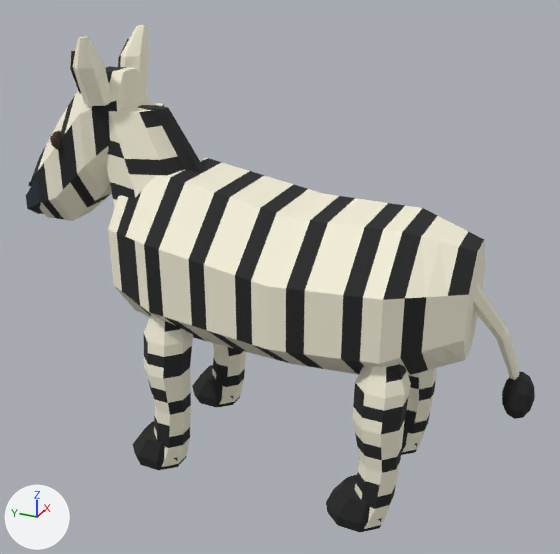
The glTF model public/models/safari/Zebra.gltf, before and after one commit.
The view is the same before and after, from a 50 mm lens placed at (-8.85, -3.92, 7.41), pointed at (0.04, 0.08, 2.97). Every picture has the same lights, and +X, +Y and +Z are marked at lower left. The first picture is the older version. Vertices at exactly the same position are counted once.

The older version as bpy lines, for what is in view:
```python
me_zebraskin = bpy.data.meshes.new('ZebraSkin')
me_zebraskin.from_pydata(...)  # 1725 vertices, 3430 faces; spans x -1.28..1.28, y -3.43..4.05, z 0.11..6.11
me_zebraskin.materials.append(mat_safarivertexcolors)
ob_animalskin = bpy.data.objects.new('AnimalSkin', me_zebraskin)
ob_animalskin.location = (0.0, 0.0, 0.0)
```
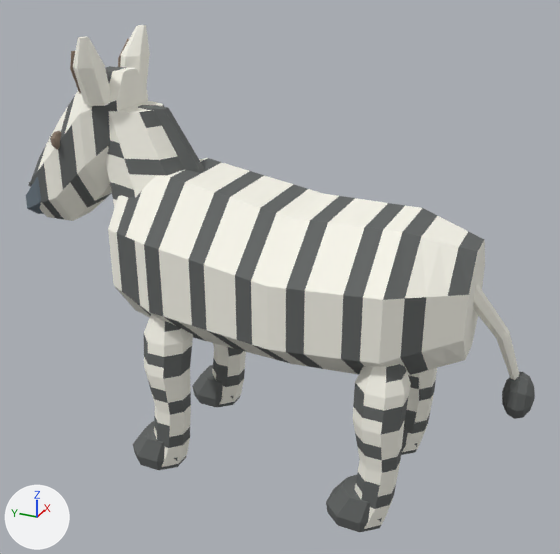
Changed parts and their boxes [x1, y1, x2, y2] in the pictures (560 x 554 px):
part 1 of me_zebraskin, recoloured (pale yellow to white): [38, 25, 519, 529] in both
part 2 of me_zebraskin, recoloured: [26, 39, 535, 532] in both

What changed in the scene script:
```text
Change me_zebraskin:
    where me_zebraskin.from_pydata(...)  # 1725 vertices, 3430 faces; spans x -1.28..1.28, y -3.43..4.05, z 0.11..6.11
    used by ob_animalskin; location = (0.0, 0.0, 0.0)
    me_zebraskin part 1: 1648 faces centred in x -1.27..1.27, y -3.19..3.86, z 0.17..6.11 are repainted in the vertex colours; the middle colour goes from pale yellow #f6f1db to white #fbf9ee
    me_zebraskin part 2: 1782 faces centred in x -1.27..1.27, y -3.43..4.05, z 0.11..5.92 are repainted in the vertex colours; the middle colour goes from black #202221 to dark grey #636665
```
